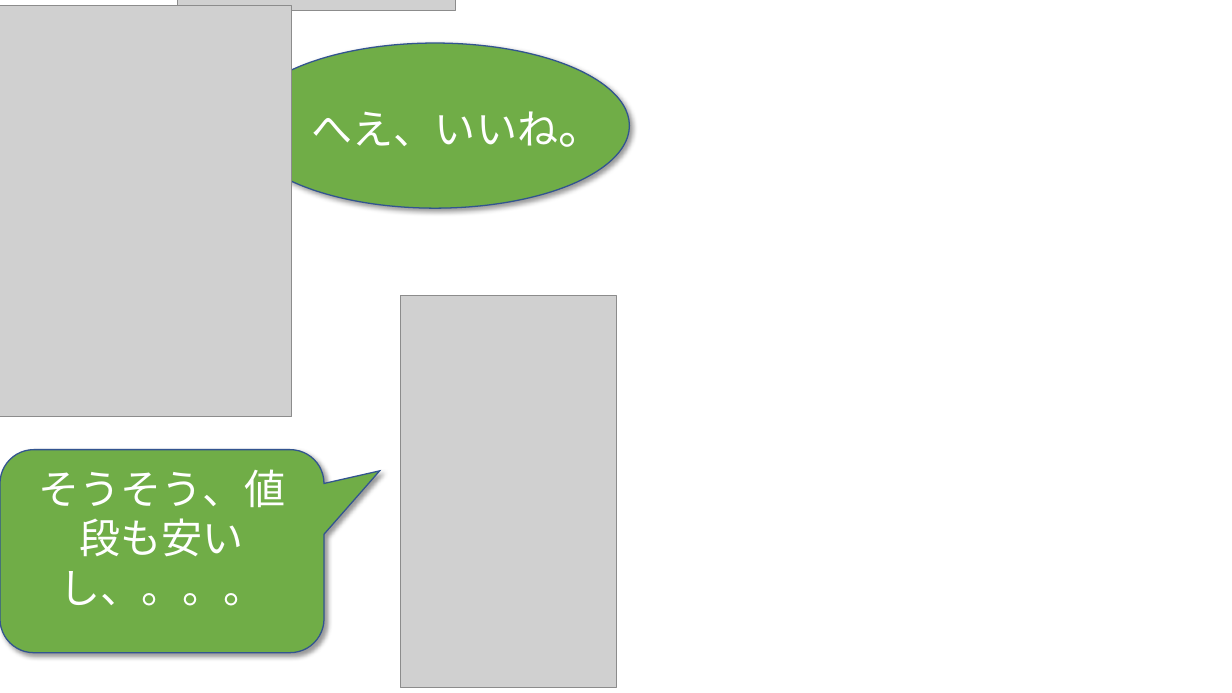
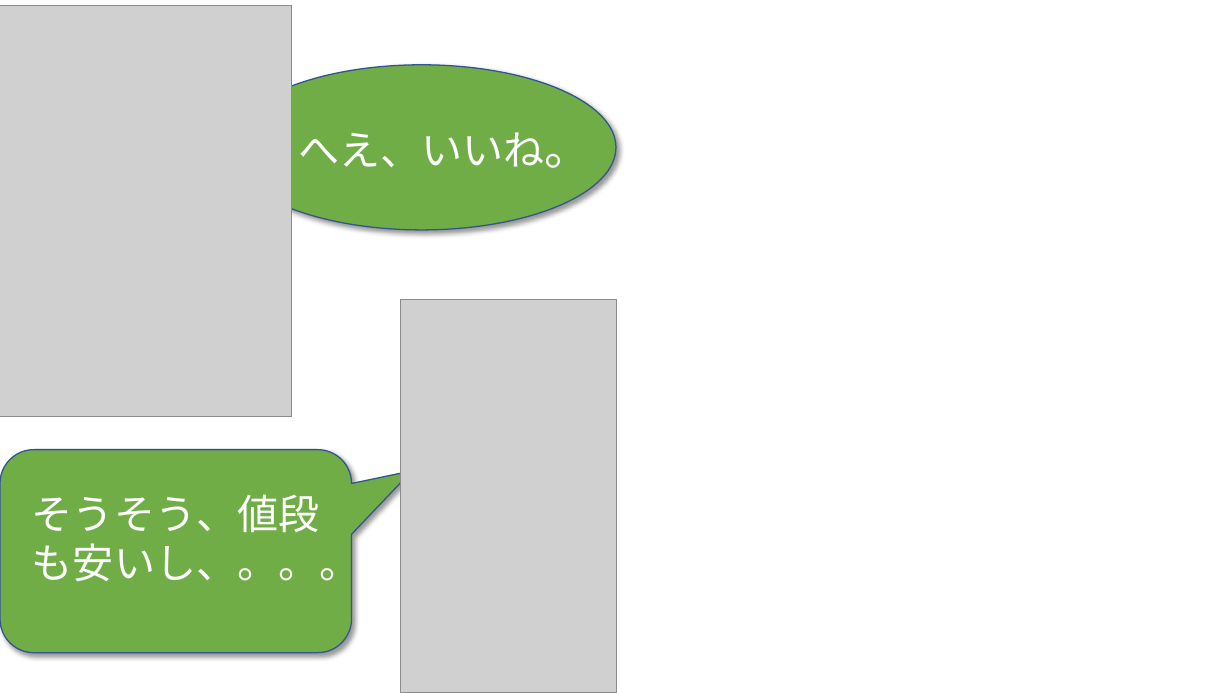
Before and after one commit to phuchung97/phuchung97.github.io, a slide deck: slide 4 of design/story.pptx. Drawn at 1232x693 pixels with LibreOffice and Linux fonts; fonts in the diff are those of the drawing; grey boxes stand for pictures; background and template pictures are left out. Boxes give left, top, right and bottom in pixels: in the first picture for what was removed or moved away, otherwise in the second. Text is boxed around its words. In the diff, an @@ line names an element or a change of style, - is before the commit and + after.

```diff
--- a/design/story.pptx
+++ b/design/story.pptx
@@ picture removed at <box>177,0,456,10</box> @@
@@ speech bubble "へえ、いいね。": place and size @@
-speech bubble "へえ、いいね。" at <box>241,43,630,209</box>
+speech bubble "へえ、いいね。" at <box>227,65,616,230</box>
@@ speech bubble "へえ、いいね。" at <box>227,65,616,230</box>: proportions changed @@
@@ rounded speech box "そうそう、値段も安いし、。。。": place and size @@
-rounded speech box "そうそう、値段も安いし、。。。" at <box>0,450,324,653</box>
+rounded speech box "そうそう、値段も安いし、。。。" at <box>0,450,352,653</box>
```
Also in this commit, not shown: 19 other slides changed, 22 other files.
